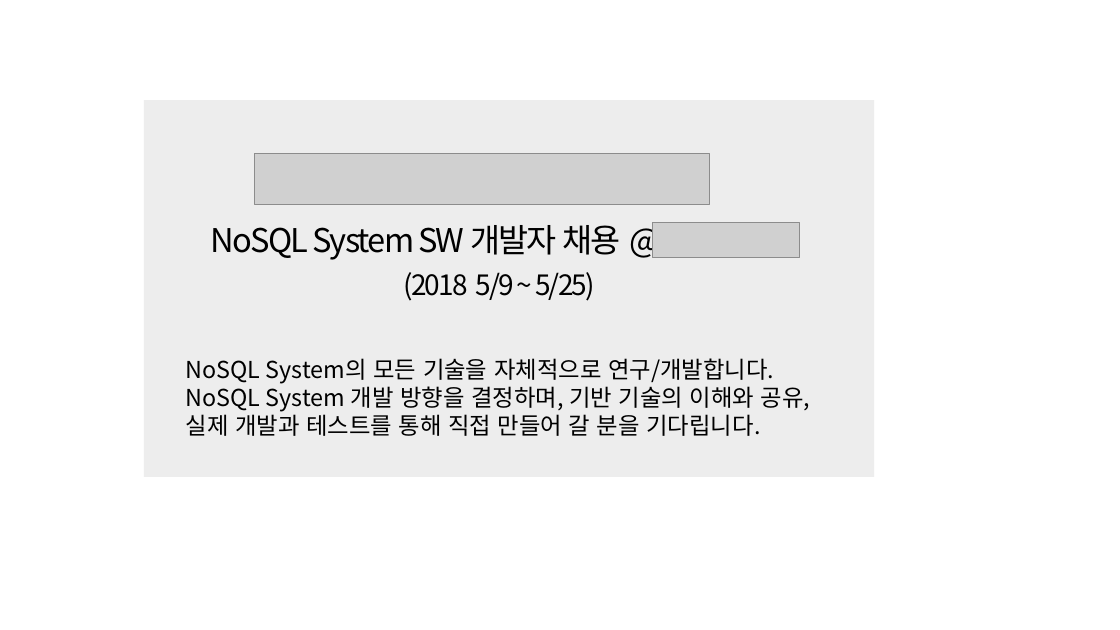
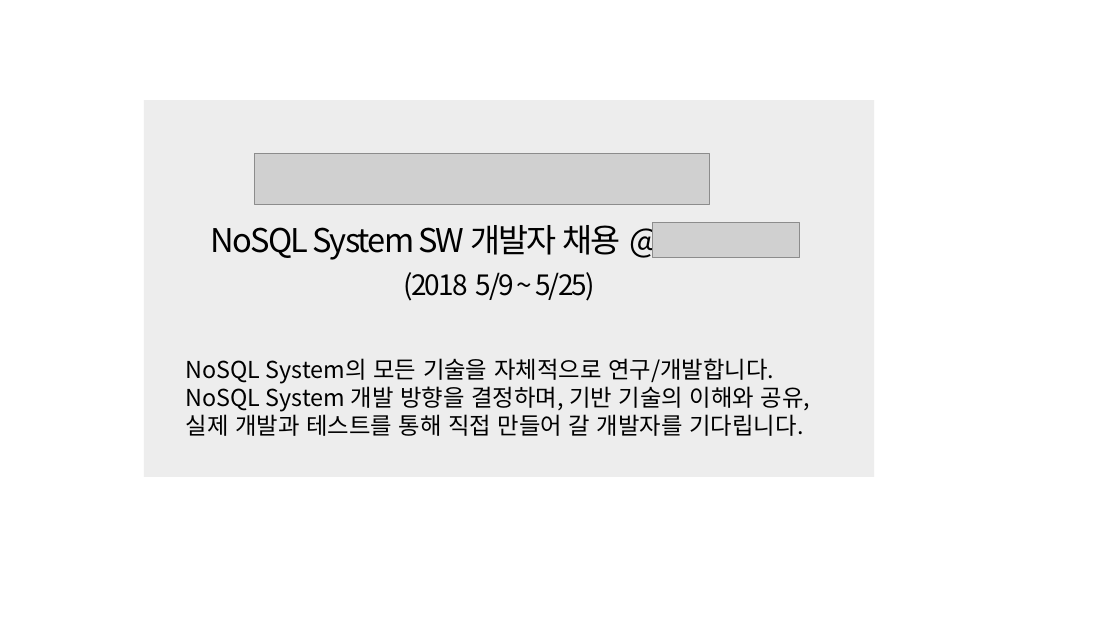
Before and after one commit to jam2in/recruit, a slide deck: slide 1 of images/jam2in-job-posting-images.pptx. Drawn at 1120x630 pixels with LibreOffice and Linux fonts; fonts in the diff are those of the drawing; grey boxes stand for pictures. Boxes give left, top, right and bottom in pixels: in the first picture for what was removed or moved away, otherwise in the second. Text is boxed around its words. In the diff, an @@ line names an element or a change of style, - is before the commit and + after.

```diff
--- a/images/jam2in-job-posting-images.pptx
+++ b/images/jam2in-job-posting-images.pptx
@@ text at (x1=186, y1=411, x2=803, y2=436): text changed @@
-실제 개발과 테스트를 통해 직접 만들어 갈 분을 기다립니다.
+실제 개발과 테스트를 통해 직접 만들어 갈 개발자를 기다립니다.
```
Also in this commit, not shown: 1 other file.
